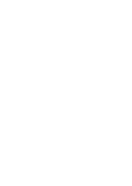
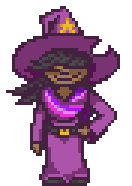
Before/after of a 132 x 186 layered artwork. What changed in the layer stack:
showed "starry-s", painted on it over box(6, 6, 120, 186)
showed "bg", opacity 100% → 45% over box(6, 6, 120, 186)
